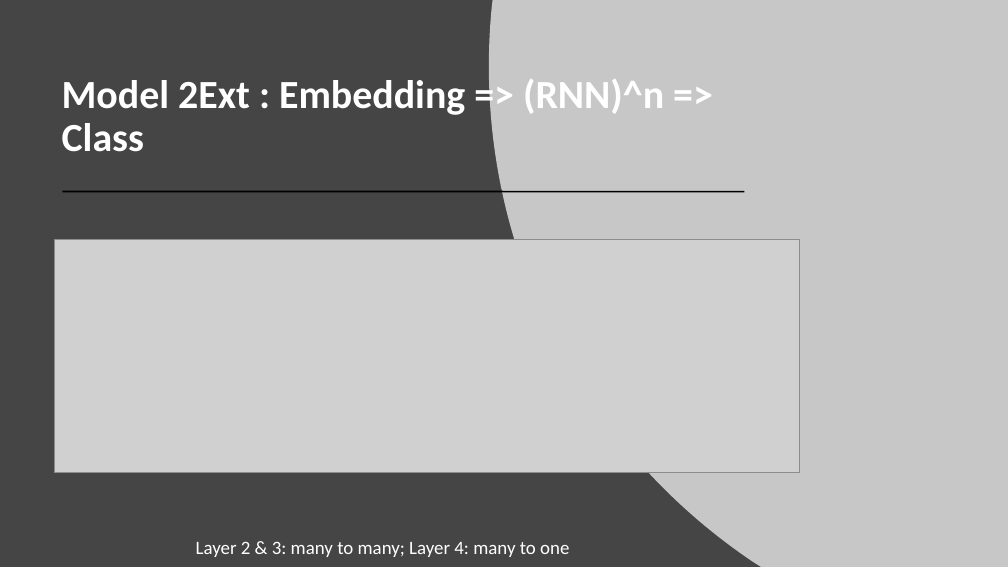
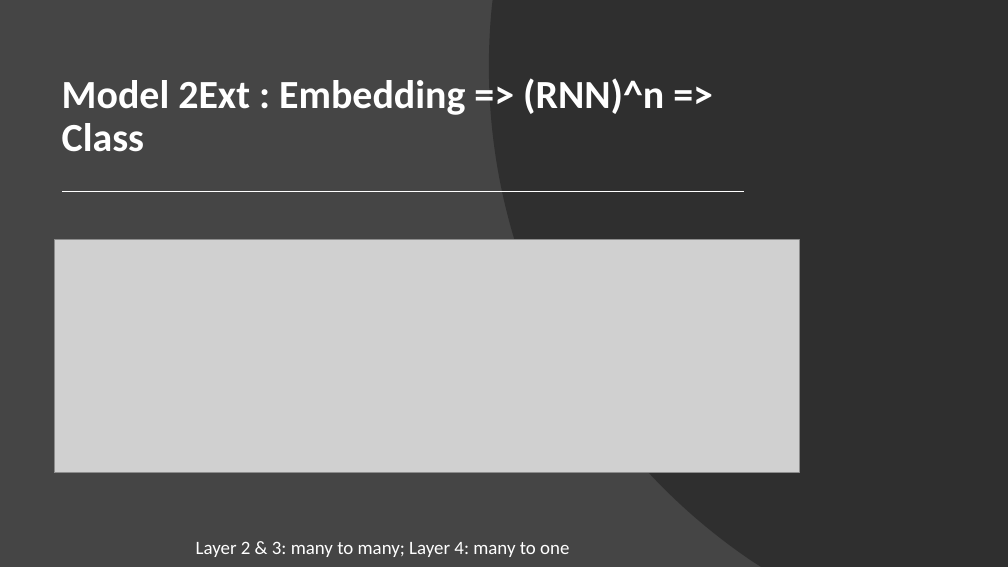
Before and after one commit to ravikg/deep-learning-nlp-kaggle-toxic-comment, a slide deck: slide 50 of ppt/workshop.pptx. Drawn at 1008x567 pixels with LibreOffice and Linux fonts; fonts in the diff are those of the drawing; grey boxes stand for pictures. Boxes give left, top, right and bottom in pixels: in the first picture for what was removed or moved away, otherwise in the second. Text is boxed around its words. In the diff, an @@ line names an element or a change of style, - is before the commit and + after.

Commit message:
fixing the ppt format and adding pdf version also

```diff
--- a/ppt/workshop.pptx
+++ b/ppt/workshop.pptx
@@ freeform shape at (489, 0, 1008, 567): fill #FFFFFF at 70% opacity to #262626 at 70% opacity @@
@@ freeform shape removed at (64, 191, 744, 191) @@
@@ line added from (64, 191) to (744, 191), #FFFFFF 1.5 pt @@
```
Also in this commit, not shown: 53 other slides changed, 2 other files.
